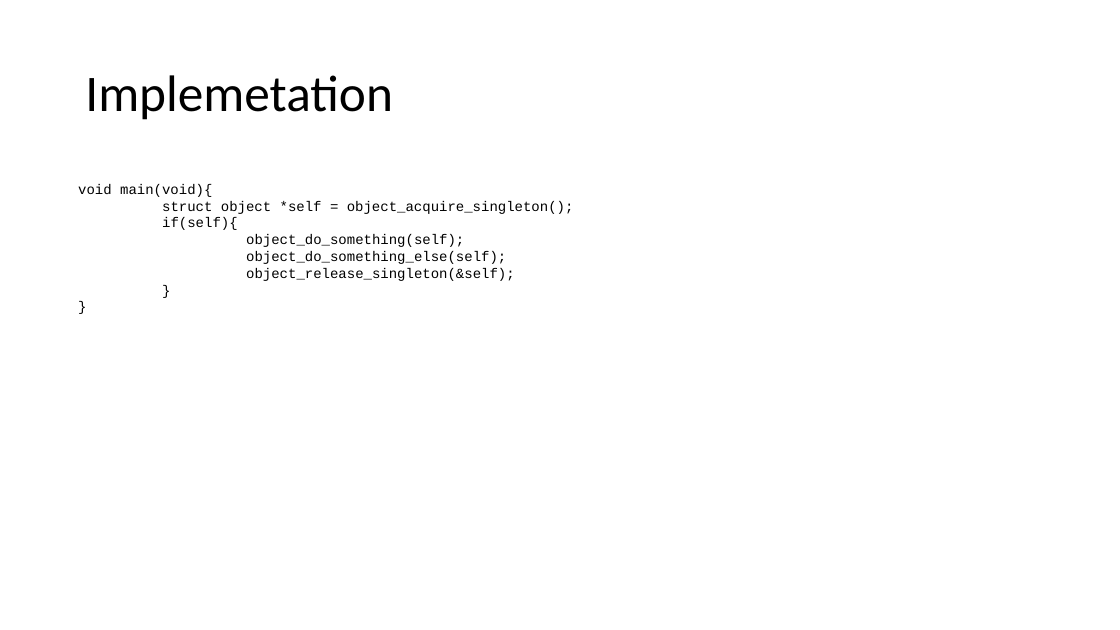
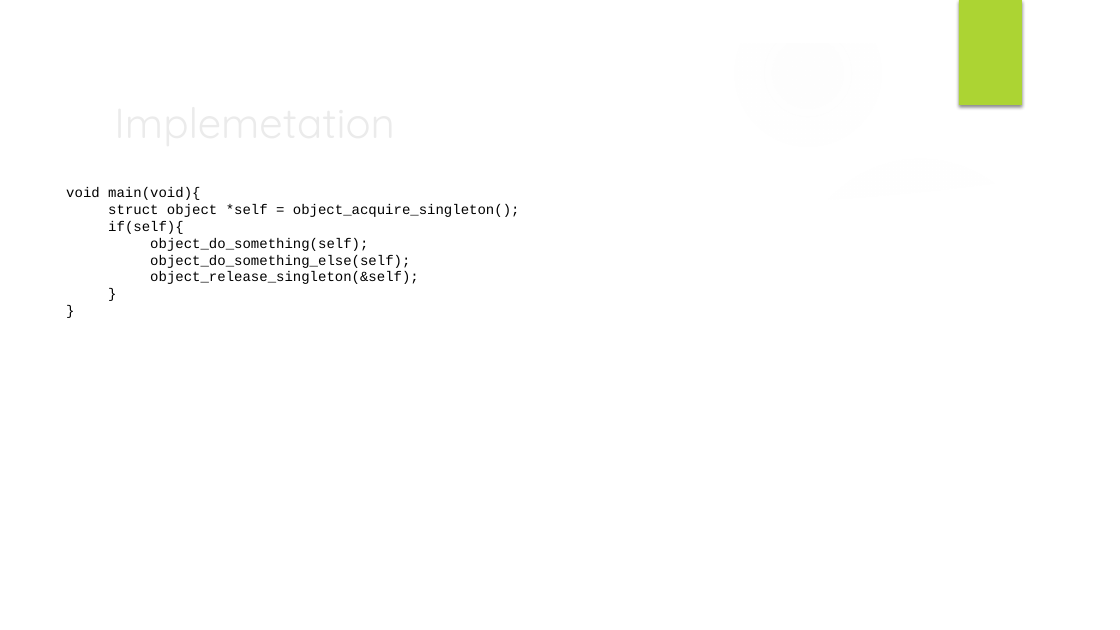
Before and after one commit to HybridChild/IDA_DesignPatterns, a slide deck: slide 10 of Embedded C Programming Design Patterns.pptx (slide 9 before the commit). Drawn at 1120x630 pixels with LibreOffice and Linux fonts; fonts in the diff are those of the drawing; background and template pictures are left out. Boxes give left, top, right and bottom in pixels: in the first picture for what was removed or moved away, otherwise in the second. Text is boxed around its words. In the diff, an @@ line names an element or a change of style, - is before the commit and + after.

```diff
--- a/Embedded C Programming Design Patterns.pptx
+++ b/Embedded C Programming Design Patterns.pptx
@@ group added at bbox=[0, 0, 1120, 630]: 2 ellipses, 2 freeform shapes @@
@@ rectangle added at bbox=[959, 0, 1022, 105], fill #ACD433 @@
@@ title "Implemetation": place and size @@
-title "Implemetation" at bbox=[85, 75, 393, 120]
+title "Implemetation" at bbox=[106, 89, 911, 154]
@@ title "Implemetation" at bbox=[106, 89, 911, 154]: size 44 to 36 pt, font Calibri to Quicksand, text colour #000000 to #EBEBEB; line spacing 0.9 to 1 @@
@@ text "void main(void){" rewrapped from bbox=[78, 184, 574, 281] to bbox=[66, 187, 520, 284] @@
```
Also in this commit, not shown: 20 other slides changed, 3 slides added, 1 slide removed, 1 other file.
